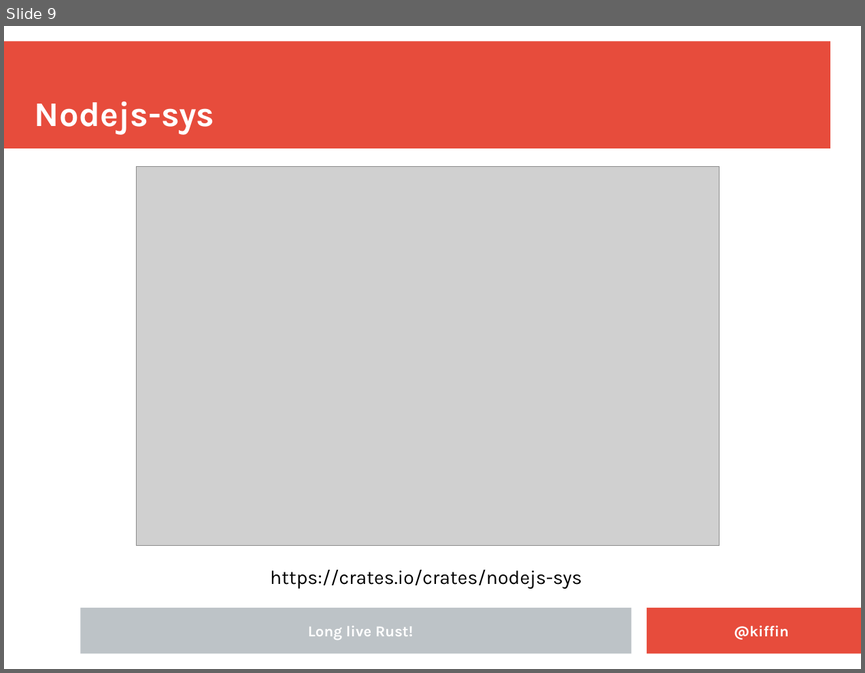
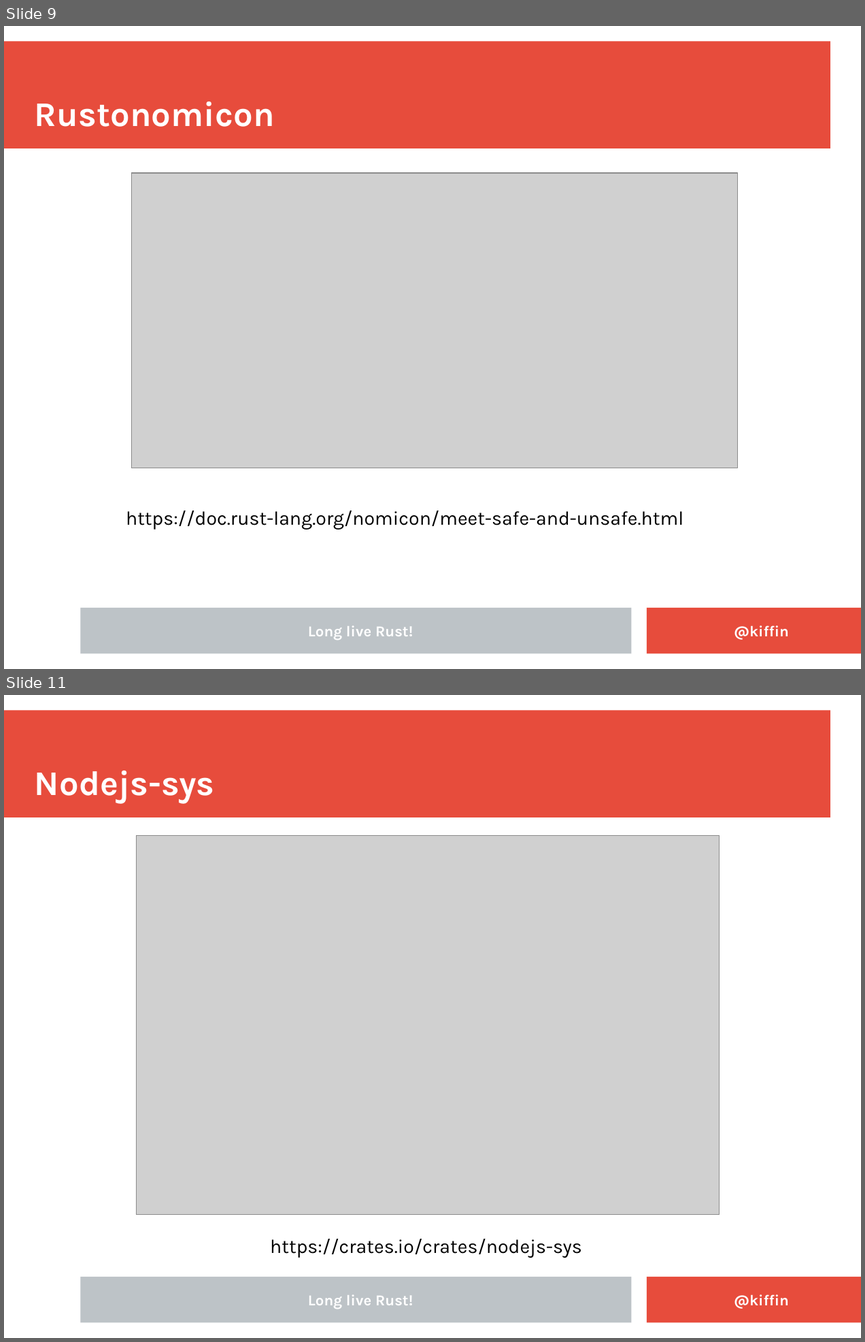
Before and after one commit to kgish/rust-node-addon-template, a slide deck: documents/Embedding-Rust-in-NodeJS-applications.odp. Shown one above the other, each under a label of ours: slide 9 before the commit, slides 9 and 11 after it; the slides between them are not shown. The pictures are 865x673 and 865x1342 pixels, drawn with LibreOffice and Linux fonts; fonts in the diff are those of the drawing; grey boxes stand for pictures; background and template pictures are left out. Boxes give left, top, right and bottom in pixels: in the first picture for what was removed or moved away, otherwise in the second. Text is boxed around its words. In the diff, an @@ line names an element or a change of style, - is before the commit and + after.

```diff
--- a/documents/Embedding-Rust-in-NodeJS-applications.odp
+++ b/documents/Embedding-Rust-in-NodeJS-applications.odp
@@ slide 9 added at box(4, 26, 861, 669), background #FFFFFF; not listed: 3 template elements that a slide beside it also shows @@
@@ title added at box(35, 101, 275, 127), 32 pt, text #FFFFFF, bold @@
+Rustonomicon
@@ picture added at box(132, 173, 738, 467) @@
@@ rectangle added at box(58, 253, 377, 261), fill #FFFFFF, outline #FFFFFF 0 pt @@
@@ text added at box(126, 510, 683, 529), 18 pt, text #000000 @@
+https://doc.rust-lang.org/nomicon/meet-safe-and-unsafe.html
@@ text added at box(308, 625, 413, 639), 14 pt, text #FFFFFF, bold @@
+Long live Rust!
@@ text added at box(734, 625, 789, 639), 14 pt, text #FFFFFF, bold @@
+@kiffin
@@ what was slide 9 is now slide 11 @@
```
Also in this commit, not shown: 8 slides changed, 8 other slides added.
